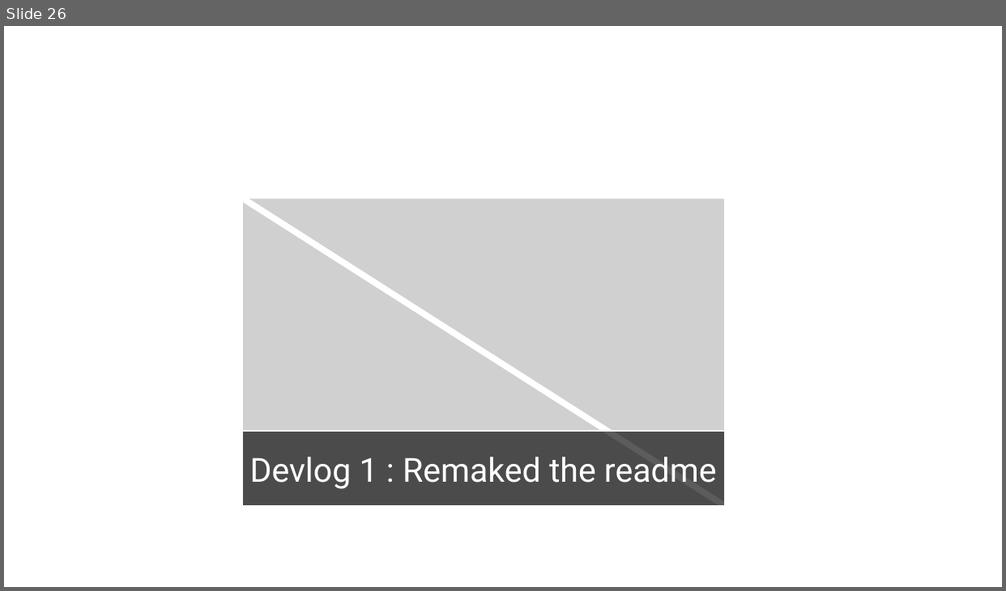
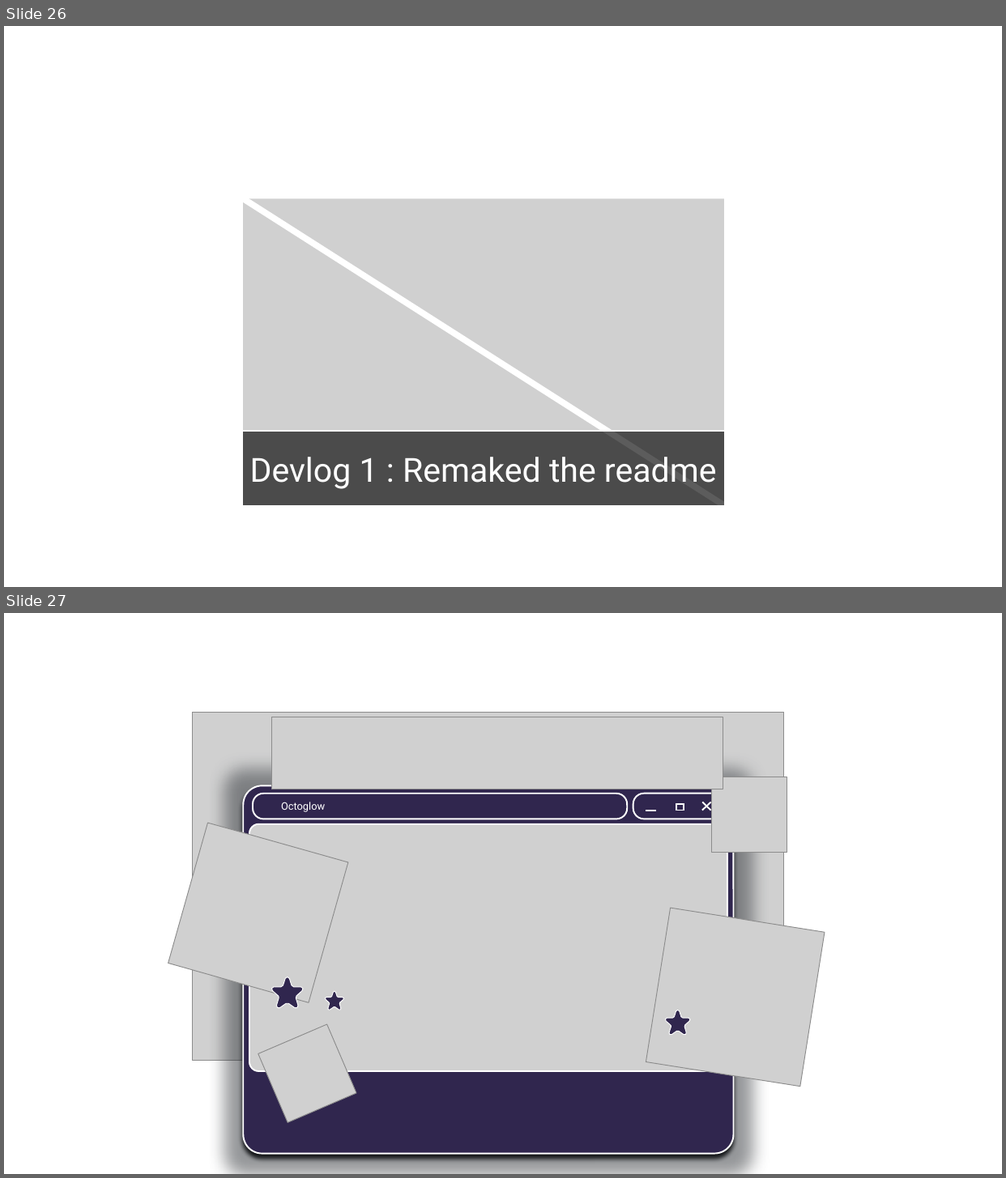
Before and after one commit to Adium1000/Octoglow, a slide deck: .github/assets.pptx. Shown one above the other, each under a label of ours: slide 26 before the commit, slides 26 and 27 after it. The pictures are 1006x591 and 1006x1178 pixels, drawn with LibreOffice and Linux fonts; fonts in the diff are those of the drawing; grey boxes stand for pictures; background and template pictures are left out. Boxes give left, top, right and bottom in pixels: in the first picture for what was removed or moved away, otherwise in the second. Text is boxed around its words. In the diff, an @@ line names an element or a change of style, - is before the commit and + after.

```diff
--- a/.github/assets.pptx
+++ b/.github/assets.pptx
@@ slide 27 added at [4, 613, 1002, 1174], background #FFFFFF @@
@@ picture added at [193, 712, 784, 1061] @@
@@ picture added at [272, 717, 723, 790] @@
@@ picture added at [712, 777, 787, 853] @@
@@ rounded rectangle added at [244, 786, 734, 1154], fill #30264E, outline #FFFFFF 1.5 pt @@
@@ rounded rectangle added at [253, 794, 627, 819], fill #30264E, outline #FFFFFF 1.5 pt, 10 pt, text #FFFFFF @@
+Octoglow
@@ rounded rectangle added at [633, 794, 722, 819], fill #30264E, outline #FFFFFF 1.5 pt @@
@@ rectangle added at [676, 805, 684, 811], outline #FFFFFF 1.5 pt @@
@@ line added from (711, 811) to (702, 803), #FFFFFF 1.5 pt @@
@@ line added from (702, 811) to (711, 803), #FFFFFF 1.5 pt @@
@@ picture added at [168, 823, 348, 1003] @@
@@ picture added at [249, 824, 727, 1071] @@
@@ line added from (646, 811) to (656, 811), #FFFFFF 1.5 pt @@
@@ picture added at [646, 908, 825, 1087] @@
@@ freeform shape added at [272, 977, 304, 1009], fill #30264E, outline #FFFFFF 0.75 pt @@
@@ freeform shape added at [325, 992, 344, 1011], fill #30264E, outline #FFFFFF 0.75 pt @@
@@ picture added at [258, 1025, 356, 1123] @@
@@ freeform shape added at [666, 1011, 691, 1035], fill #30264E, outline #FFFFFF 0.75 pt @@
```
Also in this commit, not shown: 1 slide changed, 4 other files.
